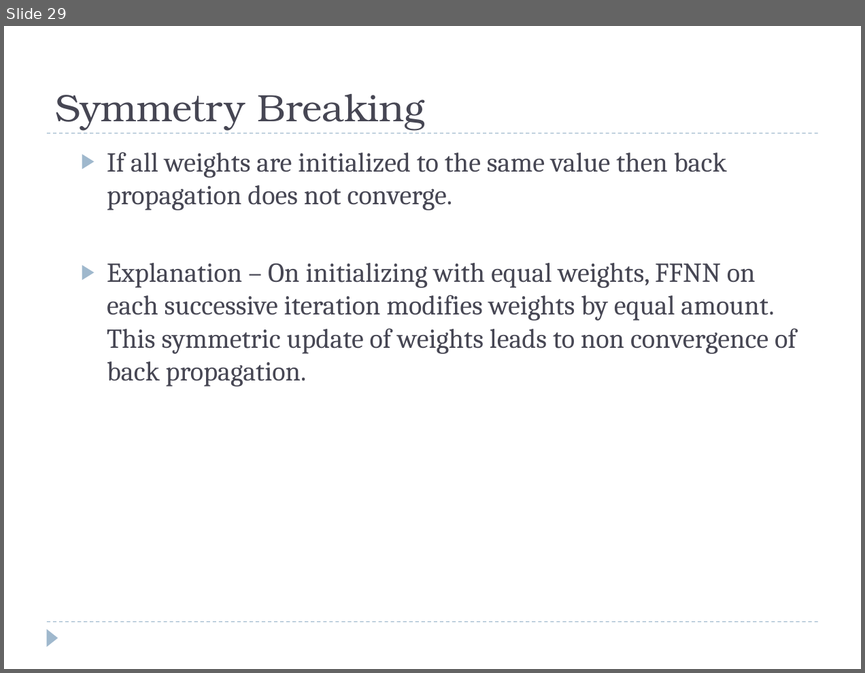
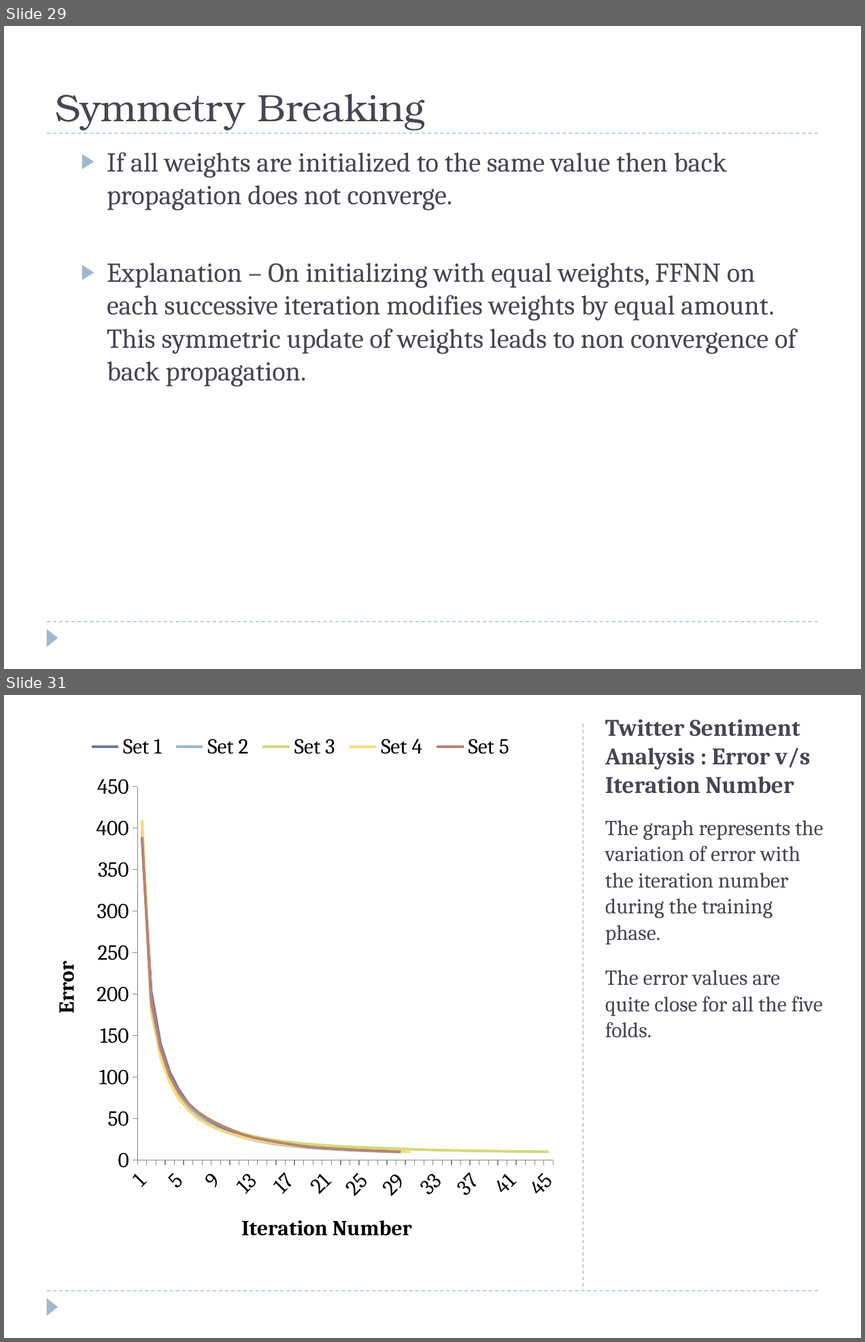
Before and after one commit to mayank127/AILab, a slide deck: slides/backpropagation.pptx. Shown one above the other, each under a label of ours: slide 29 before the commit, slides 29 and 31 after it; the slides between them are not shown. The pictures are 865x673 and 865x1342 pixels, drawn with LibreOffice and Linux fonts; fonts in the diff are those of the drawing. Boxes give left, top, right and bottom in pixels: in the first picture for what was removed or moved away, otherwise in the second. Text is boxed around its words. In the diff, an @@ line names an element or a change of style, - is before the commit and + after.

```diff
--- a/slides/backpropagation.pptx
+++ b/slides/backpropagation.pptx
@@ slide 31 added at [4, 695, 861, 1338], background #FFFFFF; not listed: 2 template elements that a slide beside it also shows @@
@@ line chart added at [33, 724, 568, 1259] @@
+categories: 1, 2, 3, 4, 5, 6, 7, 8, 9, 10, 11, 12, 13, 14, 15, 16, 17, 18, 19, 20, 21, 22, 23, 24, 25, 26, 27, 28, 29, 30, 31, 32, 33, 34, 35, 36, 37, 38, 39, 40, 41, 42, 43, 44, 45
+Set 1: 390, 200, 140, 110, 80, 70, 60, 50, 40, 40, 30, 30, 30, 30, 20, 20, 20, 20, 20, 20, 20, 10, 10, 10, 10, 10, 10, 10, 10, -, -, -, -, -, -, -, -, -, -, -, -, -, -, -, -
+Set 2: 400, 190, 130, 100, 80, 60, 50, 50, 40, 30, 30, 30, 20, 20, 20, 20, 20, 20, 20, 10, 10, 10, 10, 10, 10, 10, 10, 10, 10, -, -, -, -, -, -, -, -, -, -, -, -, -, -, -, -
+Set 3: 410, 180, 130, 100, 80, 70, 60, 50, 40, 40, 40, 30, 30, 30, 20, 20, 20, 20, 20, 20, 20, 20, 20, 20, 20, 10, 10, 10, 10, 10, 10, 10, 10, 10, 10, 10, 10, 10, 10, 10, 10, 10, 10, 10, 10
+Set 4: 410, 190, 120, 90, 70, 60, 50, 40, 40, 30, 30, 30, 30, 20, 20, 20, 20, 20, 20, 10, 10, 10, 10, 10, 10, 10, 10, 10, 10, 10, -, -, -, -, -, -, -, -, -, -, -, -, -, -, -
+Set 5: 390, 190, 130, 100, 80, 70, 60, 50, 40, 40, 30, 30, 30, 30, 20, 20, 20, 20, 20, 10, 10, 10, 10, 10, 10, 10, 10, 10, 10, -, -, -, -, -, -, -, -, -, -, -, -, -, -, -, -
@@ line added from (583, 724) to (583, 1289), #9FB8CD 0.75 pt dashed @@
@@ title added at [605, 719, 810, 794], 20 pt, text #464653, bold @@
+Twitter Sentiment Analysis : Error v/s Iteration Number
@@ text added at [605, 820, 823, 1037], 18 pt, text #464653 @@
+The graph represents the variation of error with the iteration number during the training phase.
+The error values are quite close for all the five folds.
```
Also in this commit, not shown: 9 other slides added, 1 other file.
